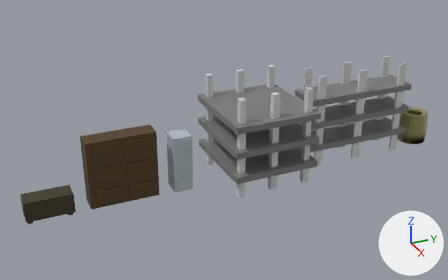
What one commit did to the Blender file Facility Work/Miscellaneous Furniture/BasicProps_SeamMarked.blend.
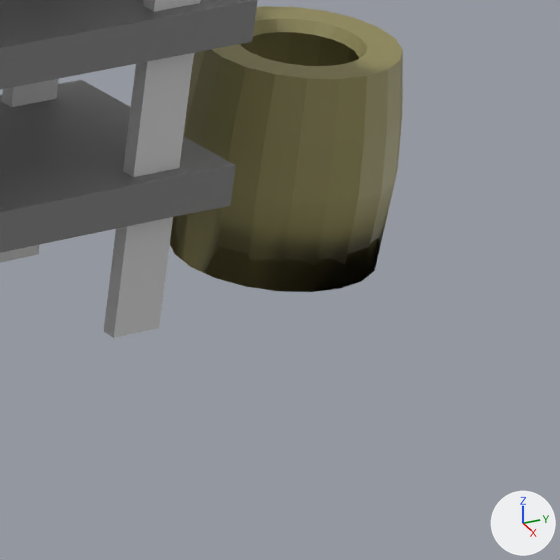
Old and new are each drawn whole from a camera (50 mm lens) standing at (2.474, -1.311, 1.397) and looking at (-0.161, -0.125, 0.08) and again close up on the part from 84% to 100% of the width and 38% to 64% of the height. Lighting does not change. The marker at lower right points along +X, +Y and +Z.

Names of what the first close-up shows: 'Barrel_Container', 'Thin_Metal_Pallet'.
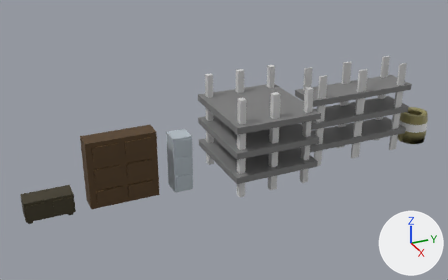
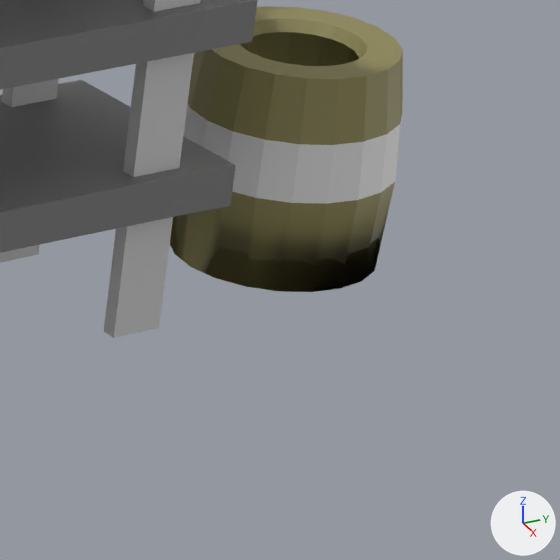
What differs and where, as boxes (x1, y1, x2, y2) in the close-ups (560 x 560 px):
part 1 of me_mesh_027, recoloured (yellow to white): (183, 103, 402, 204) in both

Edits to the bpy script that builds the scene:
```text
Add mat_barrel_metal:
    mat_barrel_metal = principled_material('Barrel Metal')
    mat_barrel_metal.base_color = (0.8, 0.8, 0.8)  # white #e7e7e7
Change me_mesh_027:
    where me_mesh_027.from_pydata(...)  # 220 vertices, 222 faces; spans x -1.01..1.01, y -1.0..1.1, z -1.01..1.01
    used by ob_barrel_container; location = (-0.1253, 1.0679, -0.0385); rotation_euler = (1.571, 0.0, 0.0), in degrees (90, 0, 0); scale = (0.0817, 0.0817, 0.0817)
    me_mesh_027 part 1: all 20 faces centred in x -0.97..0.97, y 0.2, z -0.97..0.97 switch from mat_barrel (yellow #928b59) to mat_barrel_metal (white #e7e7e7)
```
